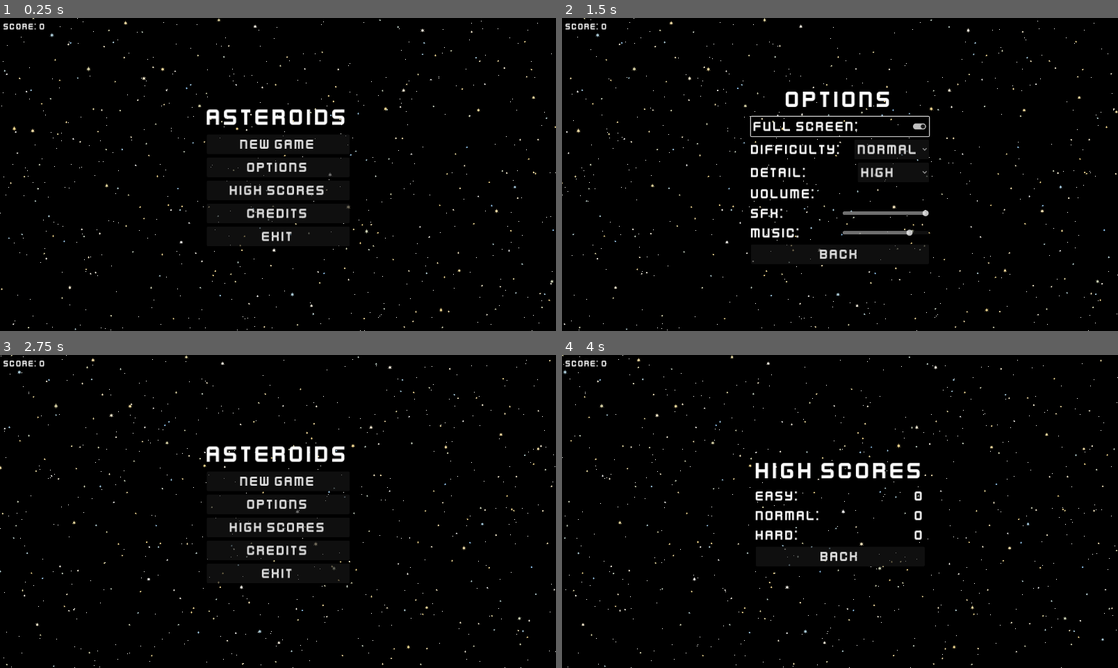
Above: before the commit, frames 1-4 (two rows, left to right).
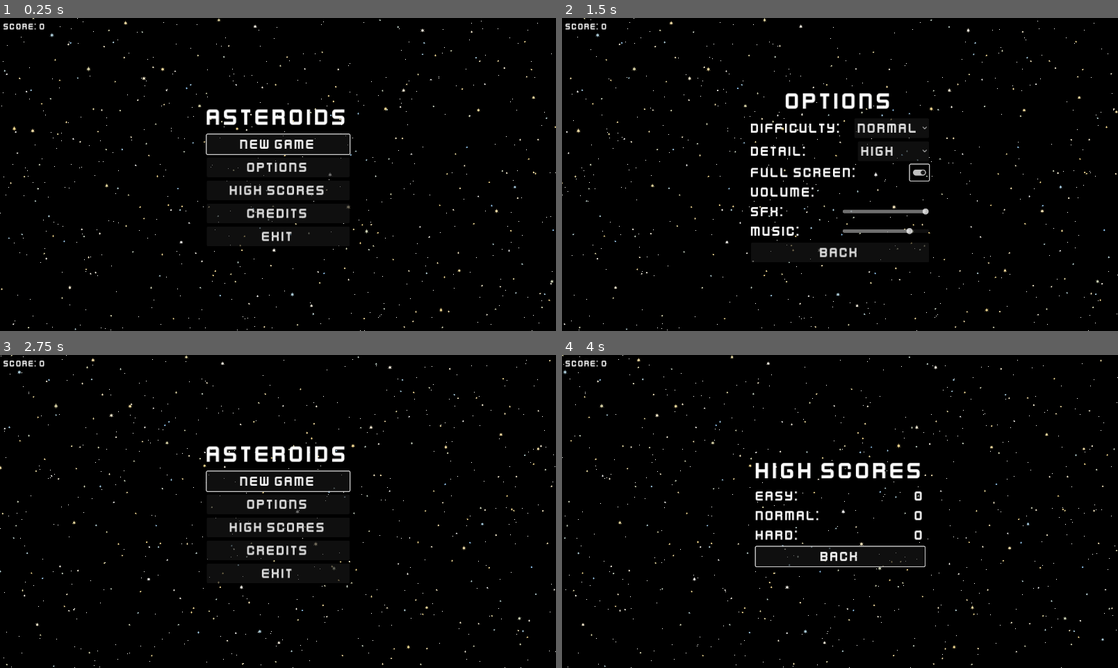
Above: after the commit, the same moments.

Repository: x7bit/godot-asteroids
Game: Godot game, scene res://scenes/main.tscn
Two runs of this game, one before a commit and one after it. Both use one fixed random seed, a clock stepped at 60 frames per second and the inputs below. Sound files missing from this copy of the repository are replaced by a short silence.
Inputs (mouse positions are in pixels of both pictures, inside the frame that each line leads up to; where the layout moved, square brackets give the same spot in the first picture):
- Up to frame 1 (0.25 s): no input
- Up to frame 2 (1.5 s): click "OPTIONS" at 0.5 s; click (917, 171) [840, 127] at 1.25 s
- Up to frame 3 (2.75 s): click "BACK" at 2 s
- Up to frame 4 (4 s): click "HIGH SCORES" at 2.75 s; hold D (rotate_right) from 3.53 s (still down)

The runs differ from the first frame. In frame 1, 0.3% of the frame differs, in the area x 37-64%, y 36-44%; in frame 2, 3.4%, in the area x 33-67%, y 23-79%; in frame 3, 0.3%; in frame 4, 0.2%.

Commit message:
Menu fixes

Diff:
--- a/autoloads/util.gd
+++ b/autoloads/util.gd
@@ -58,24 +58,3 @@
 		elif value == min_value:
 			min_idx_array.push_back(idx)
 	return min_idx_array
-
-func get_focus_index(control_array: Array[Control]) -> int:
-	for idx in control_array.size():
-		var control: Control = control_array[idx]
-		if control.has_focus():
-			return idx
-	return -1
-
-func get_interactive_control_array(container: BoxContainer) -> Array[Control]:
-	var clickable_array: Array[Control] = []
-	for child in container.get_children():
-		if child is BoxContainer:
-			for grandchild in child.get_children():
-				if grandchild is Control && is_control_interactive(grandchild):
-					clickable_array.push_back(grandchild)
-		elif child is Control && is_control_interactive(child):
-			clickable_array.push_back(child)
-	return clickable_array
-
-func is_control_interactive(control: Control) -> bool:
-	return control is Button || control is Slider
--- a/project.godot
+++ b/project.godot
@@ -1,12 +1,20 @@
+; Engine configuration file.
+; It's best edited using the editor UI and not directly,
+; since the parameters that go here are not all obvious.
+;
+; Format:
+;   [section] ; section goes between []
+;   param=value ; assign values to parameters
+
 config_version=5
 
 [application]
 
 config/name="asteroids"
+config/tags=PackedStringArray("2d", "concept")
 run/main_scene="res://scenes/main.tscn"
 config/features=PackedStringArray("4.2", "Mobile")
 config/icon="res://icon.svg"
-config/tags=PackedStringArray("2d", "concept")
 
 [autoload]
 
@@ -21,43 +29,99 @@
 window/size/viewport_height=720
 window/stretch/mode="canvas_items"
 
+[file_customization]
+
+folder_colors={
+"res://assets/": "purple",
+"res://autoloads/": "teal",
+"res://resources/": "orange",
+"res://scenes/": "red",
+"res://scripts/": "green"
+}
+
 [filesystem]
 
 import/blender/enabled=false
 
 [input]
 
+ui_accept={
+"deadzone": 0.5,
+"events": [Object(InputEventKey,"resource_local_to_scene":false,"resource_name":"","device":0,"window_id":0,"alt_pressed":false,"shift_pressed":false,"ctrl_pressed":false,"meta_pressed":false,"pressed":false,"keycode":4194309,"physical_keycode":0,"key_label":0,"unicode":0,"echo":false,"script":null)
+, Object(InputEventKey,"resource_local_to_scene":false,"resource_name":"","device":0,"window_id":0,"alt_pressed":false,"shift_pressed":false,"ctrl_pressed":false,"meta_pressed":false,"pressed":false,"keycode":4194310,"physical_keycode":0,"key_label":0,"unicode":0,"echo":false,"script":null)
+, Object(InputEventKey,"resource_local_to_scene":false,"resource_name":"","device":0,"window_id":0,"alt_pressed":false,"shift_pressed":false,"ctrl_pressed":false,"meta_pressed":false,"pressed":false,"keycode":32,"physical_keycode":0,"key_label":0,"unicode":32,"echo":false,"script":null)
+, Object(InputEventJoypadButton,"resource_local_to_scene":false,"resource_name":"","device":-1,"button_index":0,"pressure":0.0,"pressed":false,"script":null)
+]
+}
+ui_left={
+"deadzone": 0.5,
+"events": [Object(InputEventKey,"resource_local_to_scene":false,"resource_name":"","device":0,"window_id":0,"alt_pressed":false,"shift_pressed":false,"ctrl_pressed":false,"meta_pressed":false,"pressed":false,"keycode":4194319,"physical_keycode":0,"key_label":0,"unicode":0,"echo":false,"script":null)
+, Object(InputEventKey,"resource_local_to_scene":false,"resource_name":"","device":-1,"window_id":0,"alt_pressed":false,"shift_pressed":false,"ctrl_pressed":false,"meta_pressed":false,"pressed":false,"keycode":0,"physical_keycode":65,"key_label":0,"unicode":97,"echo":false,"script":null)
+, Object(InputEventJoypadButton,"resource_local_to_scene":false,"resource_name":"","device":0,"button_index":13,"pressure":0.0,"pressed":false,"script":null)
+, Object(InputEventJoypadMotion,"resource_local_to_scene":false,"resource_name":"","device":0,"axis":0,"axis_value":-1.0,"script":null)
+]
+}
+ui_right={
+"deadzone": 0.5,
+"events": [Object(InputEventKey,"resource_local_to_scene":false,"resource_name":"","device":0,"window_id":0,"alt_pressed":false,"shift_pressed":false,"ctrl_pressed":false,"meta_pressed":false,"pressed":false,"keycode":4194321,"physical_keycode":0,"key_label":0,"unicode":0,"echo":false,"script":null)
+, Object(InputEventKey,"resource_local_to_scene":false,"resource_name":"","device":-1,"window_id":0,"alt_pressed":false,"shift_pressed":false,"ctrl_pressed":false,"meta_pressed":false,"pressed":false,"keycode":0,"physical_keycode":68,"key_label":0,"unicode":100,"echo":false,"script":null)
+, Object(InputEventJoypadButton,"resource_local_to_scene":false,"resource_name":"","device":0,"button_index":14,"pressure":0.0,"pressed":false,"script":null)
+, Object(InputEventJoypadMotion,"resource_local_to_scene":false,"resource_name":"","device":0,"axis":0,"axis_value":1.0,"script":null)
+]
+}
+ui_up={
+"deadzone": 0.5,
+"events": [Object(InputEventKey,"resource_local_to_scene":false,"resource_name":"","device":0,"window_id":0,"alt_pressed":false,"shift_pressed":false,"ctrl_pressed":false,"meta_pressed":false,"pressed":false,"keycode":4194320,"physical_keycode":0,"key_label":0,"unicode":0,"echo":false,"script":null)
+, Object(InputEventKey,"resource_local_to_scene":false,"resource_name":"","device":-1,"window_id":0,"alt_pressed":false,"shift_pressed":false,"ctrl_pressed":false,"meta_pressed":false,"pressed":false,"keycode":0,"physical_keycode":87,"key_label":0,"unicode":119,"echo":false,"script":null)
+, Object(InputEventJoypadButton,"resource_local_to_scene":false,"resource_name":"","device":0,"button_index":11,"pressure":0.0,"pressed":false,"script":null)
+, Object(InputEventJoypadMotion,"resource_local_to_scene":false,"resource_name":"","device":0,"axis":1,"axis_value":-1.0,"script":null)
+]
+}
+ui_down={
+"deadzone": 0.5,
+"events": [Object(InputEventKey,"resource_local_to_scene":false,"resource_name":"","device":0,"window_id":0,"alt_pressed":false,"shift_pressed":false,"ctrl_pressed":false,"meta_pressed":false,"pressed":false,"keycode":4194322,"physical_keycode":0,"key_label":0,"unicode":0,"echo":false,"script":null)
+, Object(InputEventKey,"resource_local_to_scene":false,"resource_name":"","device":-1,"window_id":0,"alt_pressed":false,"shift_pressed":false,"ctrl_pressed":false,"meta_pressed":false,"pressed":false,"keycode":0,"physical_keycode":83,"key_label":0,"unicode":115,"echo":false,"script":null)
+, Object(InputEventJoypadButton,"resource_local_to_scene":false,"resource_name":"","device":0,"button_index":12,"pressure":0.0,"pressed":false,"script":null)
+, Object(InputEventJoypadMotion,"resource_local_to_scene":false,"resource_name":"","device":0,"axis":1,"axis_value":1.0,"script":null)
+]
+}
 move_forward={
 "deadzone": 0.5,
-"events": [Object(InputEventKey,"resource_local_to_scene":fa …(140 unchanged characters)… d":false,"keycode":0,"physical_keycode":87,"key_label":0,"unicode":119,"echo":false,"script":null)
+"events": [Object(InputEventKey,"resource_local_to_scene":fa …(140 unchanged characters)… d":false,"keycode":0,"physical_keycode":4194320,"key_label":0,"unicode":0,"echo":false,"script":null)
+, Object(InputEventKey,"resource_local_to_scene":false,"resource_name":"","device":-1,"window_id":0,"alt_pressed":false,"shift_pressed":false,"ctrl_pressed":false,"meta_pressed":false,"pressed":false,"keycode":0,"physical_keycode":87,"key_label":0,"unicode":119,"echo":false,"script":null)
 , Object(InputEventJoypadMotion,"resource_local_to_scene":false,"resource_name":"","device":-1,"axis":1,"axis_value":-1.0,"script":null)
 , Object(InputEventJoypadButton,"resource_local_to_scene":false,"resource_name":"","device":-1,"button_index":11,"pressure":0.0,"pressed":true,"script":null)
 ]
 }
 move_backward={
 "deadzone": 0.5,
-"events": [Object(InputEventKey,"resource_local_to_scene":fa …(140 unchanged characters)… d":false,"keycode":0,"physical_keycode":83,"key_label":0,"unicode":115,"echo":false,"script":null)
+"events": [Object(InputEventKey,"resource_local_to_scene":fa …(140 unchanged characters)… d":false,"keycode":0,"physical_keycode":4194322,"key_label":0,"unicode":0,"echo":false,"script":null)
+, Object(InputEventKey,"resource_local_to_scene":false,"resource_name":"","device":-1,"window_id":0,"alt_pressed":false,"shift_pressed":false,"ctrl_pressed":false,"meta_pressed":false,"pressed":false,"keycode":0,"physical_keycode":83,"key_label":0,"unicode":115,"echo":false,"script":null)
 , Object(InputEventJoypadMotion,"resource_local_to_scene":false,"resource_name":"","device":-1,"axis":1,"axis_value":1.0,"script":null)
 , Object(InputEventJoypadButton,"resource_local_to_scene":false,"resource_name":"","device":-1,"button_index":12,"pressure":0.0,"pressed":true,"script":null)
 ]
 }
 rotate_left={
 "deadzone": 0.5,
-"events": [Object(InputEventKey,"resource_local_to_scene":fa …(140 unchanged characters)… d":false,"keycode":0,"physical_keycode":65,"key_label":0,"unicode":97,"echo":false,"script":null)
+"events": [Object(InputEventKey,"resource_local_to_scene":fa …(140 unchanged characters)… d":false,"keycode":0,"physical_keycode":4194319,"key_label":0,"unicode":0,"echo":false,"script":null)
+, Object(InputEventKey,"resource_local_to_scene":false,"resource_name":"","device":-1,"window_id":0,"alt_pressed":false,"shift_pressed":false,"ctrl_pressed":false,"meta_pressed":false,"pressed":false,"keycode":0,"physical_keycode":65,"key_label":0,"unicode":97,"echo":false,"script":null)
 , Object(InputEventJoypadMotion,"resource_local_to_scene":false,"resource_name":"","device":-1,"axis":0,"axis_value":-1.0,"script":null)
 , Object(InputEventJoypadButton,"resource_local_to_scene":false,"resource_name":"","device":-1,"button_index":13,"pressure":0.0,"pressed":true,"script":null)
 ]
 }
 rotate_right={
 "deadzone": 0.5,
-"events": [Object(InputEventKey,"resource_local_to_scene":fa …(140 unchanged characters)… d":false,"keycode":0,"physical_keycode":68,"key_label":0,"unicode":100,"echo":false,"script":null)
+"events": [Object(InputEventKey,"resource_local_to_scene":fa …(140 unchanged characters)… d":false,"keycode":0,"physical_keycode":4194321,"key_label":0,"unicode":0,"echo":false,"script":null)
+, Object(InputEventKey,"resource_local_to_scene":false,"resource_name":"","device":-1,"window_id":0,"alt_pressed":false,"shift_pressed":false,"ctrl_pressed":false,"meta_pressed":false,"pressed":false,"keycode":0,"physical_keycode":68,"key_label":0,"unicode":100,"echo":false,"script":null)
 , Object(InputEventJoypadMotion,"resource_local_to_scene":false,"resource_name":"","device":-1,"axis":0,"axis_value":1.0,"script":null)
 , Object(InputEventJoypadButton,"resource_local_to_scene":false,"resource_name":"","device":-1,"button_index":14,"pressure":0.0,"pressed":true,"script":null)
 ]
 }
 shoot={
 "deadzone": 0.5,
-"events": [Object(InputEventKey,"resource_local_to_scene":fa …(140 unchanged characters)… d":false,"keycode":0,"physical_keycode":32,"key_label":0,"unicode":32,"echo":false,"script":null)
+"events": [Object(InputEventKey,"resource_local_to_scene":fa …(140 unchanged characters)… d":false,"keycode":0,"physical_keycode":4194309,"key_label":0,"unicode":0,"echo":false,"script":null)
+, Object(InputEventKey,"resource_local_to_scene":false,"resource_name":"","device":0,"window_id":0,"alt_pressed":false,"shift_pressed":false,"ctrl_pressed":false,"meta_pressed":false,"pressed":false,"keycode":0,"physical_keycode":4194310,"key_label":0,"unicode":0,"echo":false,"script":null)
+, Object(InputEventKey,"resource_local_to_scene":false,"resource_name":"","device":-1,"window_id":0,"alt_pressed":false,"shift_pressed":false,"ctrl_pressed":false,"meta_pressed":false,"pressed":false,"keycode":0,"physical_keycode":32,"key_label":0,"unicode":32,"echo":false,"script":null)
 , Object(InputEventJoypadMotion,"resource_local_to_scene":false,"resource_name":"","device":-1,"axis":5,"axis_value":1.0,"script":null)
 , Object(InputEventJoypadButton,"resource_local_to_scene":false,"resource_name":"","device":-1,"button_index":0,"pressure":0.0,"pressed":true,"script":null)
 ]
--- a/scenes/menu.tscn
+++ b/scenes/menu.tscn
@@ -45,6 +45,7 @@
 
 [node name="GameButton" type="Button" parent="MainMenu/MainVBoxContainer"]
 layout_mode = 2
+focus_neighbor_top = NodePath("../ExitButton")
 theme_override_fonts/font = ExtResource("2_nvajy")
 theme_override_font_sizes/font_size = 32
 text = "GAME"
@@ -69,6 +70,7 @@
 
 [node name="ExitButton" type="Button" parent="MainMenu/MainVBoxContainer"]
 layout_mode = 2
+focus_neighbor_bottom = NodePath("../GameButton")
 theme_override_fonts/font = ExtResource("2_nvajy")
 theme_override_font_sizes/font_size = 32
 text = "EXIT"
@@ -111,12 +113,6 @@
 text = "OPTIONS"
 horizontal_alignment = 1
 
-[node name="FullScreenCheckButton" type="CheckButton" parent="OptionMenu/OptionsVBoxContainer"]
-layout_mode = 2
-theme_override_fonts/font = ExtResource("2_nvajy")
-theme_override_font_sizes/font_size = 32
-text = "FULL SCREEN:"
-
 [node name="DifficultyHBoxContainer" type="HBoxContainer" parent="OptionMenu/OptionsVBoxContainer"]
 layout_mode = 2
 theme_override_constants/separation = 12
@@ -130,6 +126,7 @@
 
 [node name="DifficultyOptionButton" type="OptionButton" parent="OptionMenu/OptionsVBoxContainer/DifficultyHBoxContainer"]
 layout_mode = 2
+focus_neighbor_top = NodePath("../../BackButton")
 theme_override_fonts/font = ExtResource("2_nvajy")
 theme_override_font_sizes/font_size = 32
 item_count = 3
@@ -165,7 +162,23 @@
 popup/item_2/text = "HIGH"
 popup/item_2/id = 2
 
-[node name="Label" type="Label" parent="OptionMenu/OptionsVBoxContainer"]
+[node name="ScreenHBoxContainer" type="HBoxContainer" parent="OptionMenu/OptionsVBoxContainer"]
+layout_mode = 2
+theme_override_constants/separation = 12
+
+[node name="ScreenLabel" type="Label" parent="OptionMenu/OptionsVBoxContainer/ScreenHBoxContainer"]
+layout_mode = 2
+theme_override_fonts/font = ExtResource("2_nvajy")
+theme_override_font_sizes/font_size = 32
+text = "Full Screen:"
+
+[node name="FullScreenCheckButton" type="CheckButton" parent="OptionMenu/OptionsVBoxContainer/ScreenHBoxContainer"]
+layout_mode = 2
+size_flags_horizontal = 10
+theme_override_fonts/font = ExtResource("2_nvajy")
+theme_override_font_sizes/font_size = 32
+
+[node name="VolumeLabel" type="Label" parent="OptionMenu/OptionsVBoxContainer"]
 layout_mode = 2
 theme_override_fonts/font = ExtResource("2_nvajy")
 theme_override_font_sizes/font_size = 32
@@ -211,6 +224,7 @@
 
 [node name="BackButton" type="Button" parent="OptionMenu/OptionsVBoxContainer"]
 layout_mode = 2
+focus_neighbor_bottom = NodePath("../DifficultyHBoxContainer/DifficultyOptionButton")
 theme_override_fonts/font = ExtResource("2_nvajy")
 theme_override_font_sizes/font_size = 32
 text = "BACK"
@@ -359,6 +373,7 @@
 
 [node name="CodeButton" type="Button" parent="CreditsMenu/CreditsVBoxContainer/CodeHBoxContainer"]
 layout_mode = 2
+focus_neighbor_top = NodePath("../../BackButton")
 theme_override_fonts/font = ExtResource("2_nvajy")
 theme_override_font_sizes/font_size = 32
 text = "X7BIT"
@@ -399,6 +414,7 @@
 
 [node name="BackButton" type="Button" parent="CreditsMenu/CreditsVBoxContainer"]
 layout_mode = 2
+focus_neighbor_bottom = NodePath("../CodeHBoxContainer/CodeButton")
 theme_override_fonts/font = ExtResource("2_nvajy")
 theme_override_font_sizes/font_size = 32
 text = "BACK"
@@ -408,9 +424,9 @@
 [connection signal="pressed" from="MainMenu/MainVBoxContainer/HighScoreButton" to="." method="_on_high_score_button_pressed"]
 [connection signal="pressed" from="MainMenu/MainVBoxContainer/CreditsButton" to="." method="_on_credits_button_pressed"]
 [connection signal="pressed" from="MainMenu/MainVBoxContainer/ExitButton" to="." method="_on_exit_button_pressed"]
-[connection signal="toggled" from="OptionMenu/OptionsVBoxContainer/FullScreenCheckButton" to="." method="_on_full_screen_check_button_toggled"]
 [connection signal="item_selected" from="OptionMenu/OptionsVBoxContainer/DifficultyHBoxContainer/DifficultyOptionButton" to="." method="_on_difficulty_option_button_item_selected"]
 [connection signal="item_selected" from="OptionMenu/OptionsVBoxContainer/DetailHBoxContainer/DetailOptionButton" to="." method="_on_detail_option_button_item_selected"]
+[connection signal="toggled" from="OptionMenu/OptionsVBoxContainer/ScreenHBoxContainer/FullScreenCheckButton" to="." method="_on_full_screen_check_button_toggled"]
 [connection signal="value_changed" from="OptionMenu/OptionsVBoxContainer/SfxHBoxContainer/SfxHSlider" to="." method="_on_sfx_h_slider_value_changed"]
 [connection signal="value_changed" from="OptionMenu/OptionsVBoxContainer/MusicHBoxContainer/MusicHSlider" to="." method="_on_music_h_slider_value_changed"]
 [connection signal="pressed" from="OptionMenu/OptionsVBoxContainer/BackButton" to="." method="_on_back_button_pressed"]
--- a/scripts/menu.gd
+++ b/scripts/menu.gd
@@ -6,23 +6,21 @@
 signal new_game(is_game_over: bool)
 
 @onready var main_menu: Control = $MainMenu
-@onready var main_container: BoxContainer = $MainMenu/MainVBoxContainer
 @onready var options_menu: Control = $OptionMenu
-@onready var options_container: BoxContainer = $OptionMenu/OptionsVBoxContainer
 @onready var highscore_menu: Control = $HighScoreMenu
-@onready var highscore_container: BoxContainer = $HighScoreMenu/HighScoreVBoxContainer
 @onready var credits_menu: Control = $CreditsMenu
-@onready var credits_container: BoxContainer = $CreditsMenu/CreditsVBoxContainer
 @onready var title_label: Label = $MainMenu/MainVBoxContainer/TitleLabel
 @onready var game_button: Button = $MainMenu/MainVBoxContainer/GameButton
-@onready var fullscreen_check: CheckButton = $OptionMenu/OptionsVBoxContainer/FullScreenCheckButton
 @onready var difficulty_options: OptionButton = $OptionMenu/OptionsVBoxContainer/DifficultyHBoxContainer/DifficultyOptionButton
 @onready var detail_options: OptionButton = $OptionMenu/OptionsVBoxContainer/DetailHBoxContainer/DetailOptionButton
+@onready var fullscreen_check: CheckButton = $OptionMenu/OptionsVBoxContainer/ScreenHBoxContainer/FullScreenCheckButton
 @onready var sfx_slider: HSlider = $OptionMenu/OptionsVBoxContainer/SfxHBoxContainer/SfxHSlider
 @onready var music_slider: HSlider = $OptionMenu/OptionsVBoxContainer/MusicHBoxContainer/MusicHSlider
 @onready var easy_score: Label = $HighScoreMenu/HighScoreVBoxContainer/EasyHBoxContainer/EasyScoreLabel
 @onready var normal_score: Label = $HighScoreMenu/HighScoreVBoxContainer/NormalHBoxContainer/NormalScoreLabel
 @onready var hard_score: Label = $HighScoreMenu/HighScoreVBoxContainer/HardHBoxContainer/HardScoreLabel
+@onready var score_back_button: Button = $HighScoreMenu/HighScoreVBoxContainer/BackButton
+@onready var credits_back_button: Button = $CreditsMenu/CreditsVBoxContainer/BackButton
 
 var face: MenuFace = MenuFace.MAIN
 
@@ -34,17 +32,10 @@
 	credits_menu.visible = false
 	if Global.is_mobile:
 		fullscreen_check.visible = false
+	grab_focus()
 
 func _process(_delta: float) -> void:
-	if Global.game_menu:
-		if Input.is_action_just_pressed("move_forward"):
-			move_vertically(true)
-		if Input.is_action_just_pressed("move_backward"):
-			move_vertically(false)
-		if Input.is_action_pressed("rotate_left"):
-			move_horizontally(true)
-		if Input.is_action_pressed("rotate_right"):
-			move_horizontally(false)
+	pass
 
 func _on_game_button_pressed() -> void:
 	match face:
@@ -66,14 +57,17 @@
 func _on_options_button_pressed() -> void:
 	main_menu.visible = false
 	options_menu.visible = true
+	grab_focus()
 
 func _on_high_score_button_pressed() -> void:
 	main_menu.visible = false
 	highscore_menu.visible = true
+	grab_focus()
 
 func _on_credits_button_pressed() -> void:
 	main_menu.visible = false
 	credits_menu.visible = true
+	grab_focus()
 
 func _on_exit_button_pressed() -> void:
 	get_tree().quit()
@@ -113,6 +107,7 @@
 	options_menu.visible = false
 	highscore_menu.visible = false
 	credits_menu.visible = false
+	grab_focus()
 
 func update() -> void:
 	fullscreen_check.button_pressed = Global.window_mode == Global.WindowMode.FULLSCREEN
@@ -141,43 +136,14 @@
 	face = new_face
 	visible = true
 	Global.game_menu = true
+	grab_focus()
 
-func move_vertically(up: bool) -> void:
-	var container: BoxContainer = get_container()
-	var control_array: Array[Control] = Util.get_interactive_control_array(container)
-	if control_array.size() > 0:
-		var focus_idx: int = Util.get_focus_index(control_array)
-		var offset_idx = -1 if up else 1
-		if focus_idx != -1 && control_array[focus_idx] is OptionButton:
-			var option_popup: PopupMenu = control_array[focus_idx].get_popup()
-			if option_popup.visible:
-				var new_selected_idx: int = (option_popup.get_focused_item() + offset_idx) % option_popup.item_count
-				new_selected_idx = option_popup.item_count - 1 if new_selected_idx == -1 else new_selected_idx
-				option_popup.set_focused_item(new_selected_idx)
-				option_popup.emit_signal("index_pressed", new_selected_idx)
-				return
-		var new_idx: int = 0 if focus_idx == -1 else (focus_idx + offset_idx) % control_array.size()
-		control_array[new_idx].grab_focus()
-
-func move_horizontally(left: bool) -> void:
-	var container: BoxContainer = get_container()
-	var control_array: Array[Control] = Util.get_interactive_control_array(container)
-	if control_array.size() > 0:
-		var focus_idx: int = Util.get_focus_index(control_array)
-		var offset_val: float = -0.002 if left else 0.002
-		if focus_idx != -1 && control_array[focus_idx] is Slider:
-			var slider = control_array[focus_idx]
-			var new_val: float = slider.value + offset_val
-			new_val = maxf(new_val, 0)
-			new_val = minf(new_val, 1)
-			slider.value = new_val
-
-func get_container() -> BoxContainer:
+func grab_focus() -> void:
 	if options_menu.visible:
-		return options_container
+		difficulty_options.grab_focus()
 	elif highscore_menu.visible:
-		return highscore_container
+		score_back_button.grab_focus()
 	elif credits_menu.visible:
-		return credits_container
+		credits_back_button.grab_focus()
 	else:
-		return main_container
+		game_button.grab_focus()
